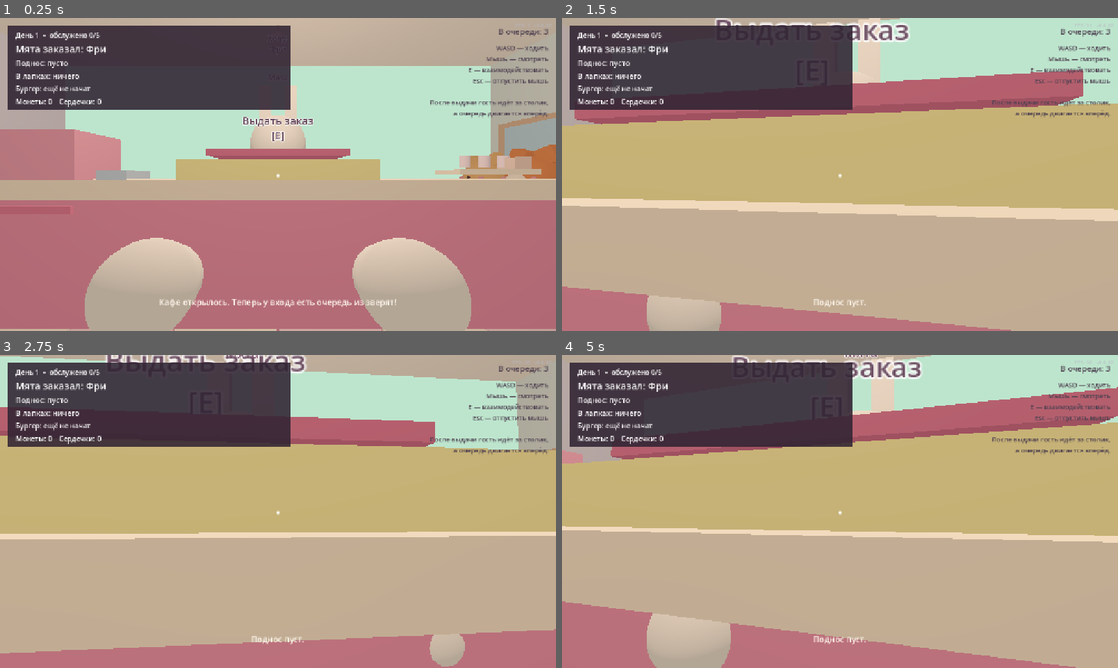
Above: before the commit, frames 1-4 (two rows, left to right).
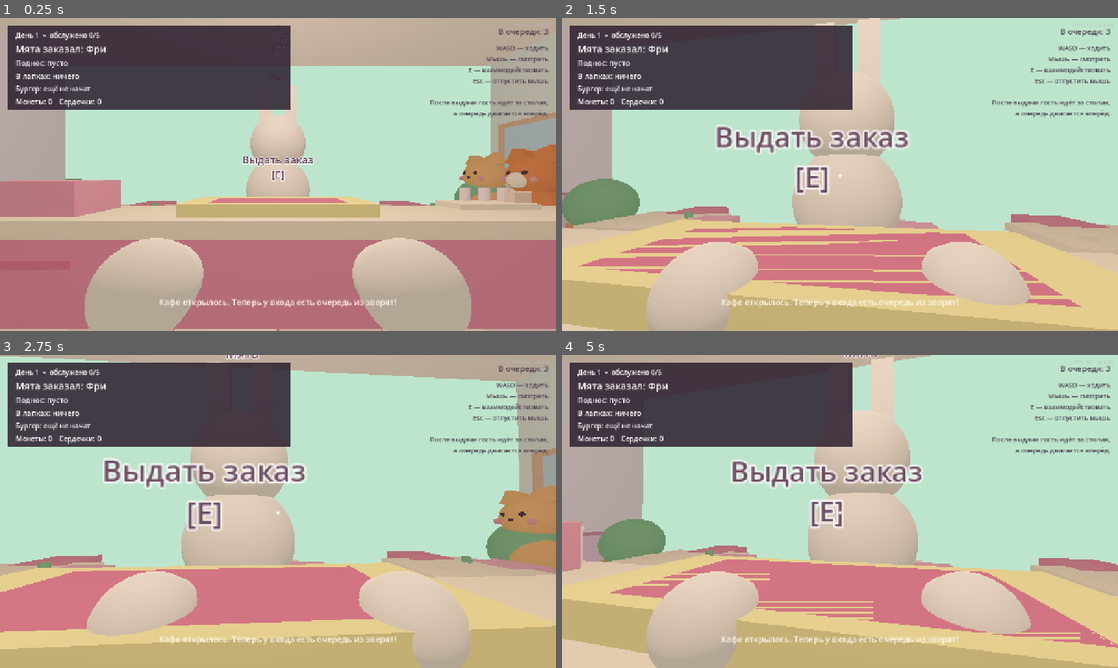
Above: after the commit, the same moments.

Repository: svetikpedro/bulochka_cozy_fastfood
Game: Godot game, scene res://Main.tscn
Same seed, same stepped clock (60 frames per second), same inputs: the game is played once before the commit and once after it.
Inputs (mouse positions are in pixels of both pictures, inside the frame that each line leads up to):
- Up to frame 1 (0.25 s): no input
- Up to frame 2 (1.5 s): tap Enter at 0.5 s; move the mouse to (867, 174) at 0.52 s; hold W from 0.53 s (still down); tap E at 0.6, 1.35 s; move the mouse to (812, 174) at 1.27 s
- Up to frame 3 (2.75 s): keep holding W; move the mouse to (289, 505) at 2.02 s; tap E at 2.1 s
- Up to frame 4 (5 s): keep holding W; move the mouse to (834, 517) at 2.77 s; tap E at 2.85, 3.6, 4.35 s; move the mouse to (878, 514) at 3.52 s; move the mouse to (795, 508) at 4.27 s

The runs differ from the first frame. In frame 1, 25% of the frame differs, in the area x 0-100%, y 31-71%; in frame 2, 71%; in frame 3, 69%; in frame 4, 72%, in the area x 0-100%, y 0-100%.

Commit message:
v0.0.03 - сделали все под рост

Diff:
--- a/scripts/main.gd
+++ b/scripts/main.gd
@@ -328,17 +328,17 @@
 	_box(facade, "WindowSillR", Vector3(5.62, 1.25, -3.6), Vector3(0.18, 0.08, 2.3), Color("#fff0da"), false)
 
 func _build_counter_decor(world: Node3D) -> void:
-	_box(world, "FrontCounter", Vector3(0, 0.65, -1.8), Vector3(8.6, 1.3, 0.75), Color("#f19bb6"))
-	_box(world, "CounterTop", Vector3(0, 1.38, -1.8), Vector3(8.8, 0.18, 0.95), Color("#fff0da"))
+	_box(world, "FrontCounter", Vector3(0, 0.50, -1.8), Vector3(8.6, 1.0, 0.75), Color("#f19bb6"))
+	_box(world, "CounterTop", Vector3(0, 1.01, -1.8), Vector3(8.8, 0.18, 0.95), Color("#fff0da"))
 
 	for x in [-3.6, -1.8, 0.0, 1.8, 3.6]:
-		_box(world, "CounterPanel", Vector3(x, 0.65, -2.18), Vector3(0.55, 1.05, 0.06), Color("#e888a4"), false)
-		_box(world, "CounterPanelTrim", Vector3(x, 1.12, -2.19), Vector3(0.58, 0.05, 0.05), Color("#fff0da"), false)
+		_box(world, "CounterPanel", Vector3(x, 0.50, -2.18), Vector3(0.55, 0.85, 0.06), Color("#e888a4"), false)
+		_box(world, "CounterPanelTrim", Vector3(x, 0.76, -2.19), Vector3(0.58, 0.05, 0.05), Color("#fff0da"), false)
 
 	var serve = _station(
 		world,
 		"Serve",
-		Vector3(0, 1.57, -1.8),
+		Vector3(0, 1.12, -1.8),
 		Vector3(2.0, 0.22, 0.72),
 		Color("#fff2ac"),
 		"serve",
@@ -347,13 +347,13 @@
 
 	tray_visual = Node3D.new()
 	tray_visual.name = "TrayVisual"
-	tray_visual.position = Vector3(0, 0.18, 0)
+	tray_visual.position = Vector3(0, 0.08, 0)
 	serve.add_child(tray_visual)
 	_box(tray_visual, "TrayBase", Vector3(0, 0, 0), Vector3(1.45, 0.06, 0.58), Color("#de809e"), false)
 
 	var register_root := Node3D.new()
 	register_root.name = "Register"
-	register_root.position = Vector3(-2.55, 1.60, -1.78)
+	register_root.position = Vector3(-2.55, 1.08, -1.78)
 	world.add_child(register_root)
 
 	_box(register_root, "RegisterBody", Vector3(0, 0, 0), Vector3(1.05, 0.75, 0.60), Color("#f2a7bd"), false)
@@ -370,7 +370,7 @@
 
 	var shelf := Node3D.new()
 	shelf.name = "CounterShelf"
-	shelf.position = Vector3(2.35, 1.55, -1.78)
+	shelf.position = Vector3(2.35, 1.18, -1.78)
 	world.add_child(shelf)
 	_box(shelf, "ShelfBoard", Vector3(0, 0, 0), Vector3(0.85, 0.06, 0.35), Color("#fff0da"), false)
 	for i in range(3):
@@ -381,60 +381,60 @@
 	_label3d(world, "COZY FAST FOOD", Vector3(0, 3.05, 4.55), 18, Color("#8a6678"), 5)
 	_label3d(world, "BURGERS • FRIES • DRINKS", Vector3(0, 2.72, 4.55), 14, Color("#8a6678"), 4)
 
-	_box(world, "CounterSign", Vector3(-3.9, 2.35, -2.05), Vector3(0.55, 0.35, 0.06), Color("#fff0da"), false)
-	_label3d(world, "OPEN", Vector3(-3.9, 2.35, -2.12), 16, Color("#6b5060"), 4)
+	_box(world, "CounterSign", Vector3(-3.9, 1.85, -2.05), Vector3(0.55, 0.35, 0.06), Color("#fff0da"), false)
+	_label3d(world, "OPEN", Vector3(-3.9, 1.85, -2.12), 16, Color("#6b5060"), 4)
 
 func _build_kitchen_decor(world: Node3D) -> void:
 	var prep_colors = [Color("#c5d9ef"), Color("#d7d7eb"), Color("#d9ead3"), Color("#e9d7ef")]
-	var prep_positions = [Vector3(-4.4, 0.55, 2.8), Vector3(-1.7, 0.55, 2.8), Vector3(1.0, 0.55, 2.8), Vector3(3.7, 0.55, 2.8)]
+	var prep_positions = [Vector3(-4.4, 0.45, 2.8), Vector3(-1.7, 0.45, 2.8), Vector3(1.0, 0.45, 2.8), Vector3(3.7, 0.45, 2.8)]
 	var prep_names = ["PrepA", "PrepB", "PrepC", "PrepD"]
 
 	for i in range(4):
 		var pos = prep_positions[i]
 		_box(world, prep_names[i], pos, Vector3(2.0, 1.1, 1.2), prep_colors[i])
-		_box(world, prep_names[i] + "Top", Vector3(pos.x, 1.18, pos.z), Vector3(2.05, 0.08, 1.25), Color("#fff0da"), false)
+		_box(world, prep_names[i] + "Top", Vector3(pos.x, pos.y + 0.63, pos.z), Vector3(2.05, 0.08, 1.25), Color("#fff0da"), false)
 		_box(world, prep_names[i] + "Kick", Vector3(pos.x, 0.08, pos.z + 0.52), Vector3(1.85, 0.12, 0.08), Color("#d8c4b0"), false)
 		for dx in [-0.45, 0.0, 0.45]:
-			_box(world, prep_names[i] + "Door", Vector3(pos.x + dx, 0.55, pos.z + 0.58), Vector3(0.52, 0.72, 0.06), prep_colors[i].darkened(0.08), false)
-			_box(world, prep_names[i] + "Handle", Vector3(pos.x + dx + 0.16, 0.55, pos.z + 0.63), Vector3(0.08, 0.06, 0.04), Color("#c8a888"), false)
-
-	_box(world, "Backsplash", Vector3(0, 1.55, 4.72), Vector3(10.5, 0.55, 0.08), Color("#fff0da"), false)
-	_box(world, "BacksplashTile", Vector3(0, 1.55, 4.68), Vector3(10.5, 0.45, 0.04), Color("#efcad3"), false)
+			_box(world, prep_names[i] + "Door", Vector3(pos.x + dx, pos.y, pos.z + 0.58), Vector3(0.52, 0.72, 0.06), prep_colors[i].darkened(0.08), false)
+			_box(world, prep_names[i] + "Handle", Vector3(pos.x + dx + 0.16, pos.y, pos.z + 0.63), Vector3(0.08, 0.06, 0.04), Color("#c8a888"), false)
+
+	_box(world, "Backsplash", Vector3(0, 1.35, 4.72), Vector3(10.5, 0.55, 0.08), Color("#fff0da"), false)
+	_box(world, "BacksplashTile", Vector3(0, 1.35, 4.68), Vector3(10.5, 0.45, 0.04), Color("#efcad3"), false)
 
 	for sx in [-4.8, -1.2, 2.4]:
-		_box(world, "KitchenShelf", Vector3(sx, 2.35, 4.65), Vector3(1.4, 0.08, 0.35), Color("#fff0da"), false)
-		_box(world, "JarA", Vector3(sx - 0.25, 2.48, 4.65), Vector3(0.12, 0.18, 0.12), Color("#cfe7ff"), false)
-		_box(world, "JarB", Vector3(sx + 0.25, 2.48, 4.65), Vector3(0.12, 0.18, 0.12), Color("#ffd2df"), false)
+		_box(world, "KitchenShelf", Vector3(sx, 2.15, 4.65), Vector3(1.4, 0.08, 0.35), Color("#fff0da"), false)
+		_box(world, "JarA", Vector3(sx - 0.25, 2.28, 4.65), Vector3(0.12, 0.18, 0.12), Color("#cfe7ff"), false)
+		_box(world, "JarB", Vector3(sx + 0.25, 2.28, 4.65), Vector3(0.12, 0.18, 0.12), Color("#ffd2df"), false)
 
 	_box(world, "SupplyBox", Vector3(-5.2, 0.35, 3.5), Vector3(0.45, 0.35, 0.45), Color("#f4d6c8"), false)
 	_box(world, "SupplyBox2", Vector3(5.0, 0.35, 3.2), Vector3(0.38, 0.28, 0.38), Color("#ffe0e8"), false)
 
-	var bun_bottom = _station(world, "BunBottom", Vector3(-4.75, 1.25, 2.7), Vector3(0.62, 0.25, 0.7), colors["bun_bottom"], "ingredient", "Нижняя булочка", "bun_bottom")
+	var bun_bottom = _station(world, "BunBottom", Vector3(-4.75, 1.03, 2.7), Vector3(0.62, 0.25, 0.7), colors["bun_bottom"], "ingredient", "Нижняя булочка", "bun_bottom")
 	_box(bun_bottom, "Tray", Vector3(0, -0.08, 0), Vector3(0.72, 0.08, 0.78), Color("#c8dbea"), false)
 	_cylinder(bun_bottom, Vector3(0, 0.19, 0), 0.20, 0.08, colors["bun_bottom"], 90)
 
-	var raw_patty = _station(world, "RawPatty", Vector3(-4.0, 1.25, 2.7), Vector3(0.62, 0.25, 0.7), colors["raw_patty"], "ingredient", "Сырая котлета", "raw_patty")
+	var raw_patty = _station(world, "RawPatty", Vector3(-4.0, 1.03, 2.7), Vector3(0.62, 0.25, 0.7), colors["raw_patty"], "ingredient", "Сырая котлета", "raw_patty")
 	_box(raw_patty, "Tray", Vector3(0, -0.08, 0), Vector3(0.72, 0.08, 0.78), Color("#c8dbea"), false)
 	_cylinder(raw_patty, Vector3(0, 0.18, 0), 0.19, 0.06, colors["raw_patty"], 90)
 
-	var cheese = _station(world, "Cheese", Vector3(-2.05, 1.25, 2.7), Vector3(0.55, 0.18, 0.7), colors["cheese"], "ingredient", "Сыр", "cheese")
+	var cheese = _station(world, "Cheese", Vector3(-2.05, 1.03, 2.7), Vector3(0.55, 0.18, 0.7), colors["cheese"], "ingredient", "Сыр", "cheese")
 	_box(cheese, "Tray", Vector3(0, -0.08, 0), Vector3(0.68, 0.08, 0.75), Color("#c8dbea"), false)
 	_box(cheese, "CheeseVisual", Vector3(0, 0.15, 0), Vector3(0.34, 0.035, 0.34), colors["cheese"], false)
 
-	var lettuce = _station(world, "Lettuce", Vector3(-1.35, 1.25, 2.7), Vector3(0.55, 0.18, 0.7), colors["lettuce"], "ingredient", "Салат", "lettuce")
+	var lettuce = _station(world, "Lettuce", Vector3(-1.35, 1.03, 2.7), Vector3(0.55, 0.18, 0.7), colors["lettuce"], "ingredient", "Салат", "lettuce")
 	_box(lettuce, "Tray", Vector3(0, -0.08, 0), Vector3(0.68, 0.08, 0.75), Color("#c8dbea"), false)
 	_cylinder(lettuce, Vector3(0, 0.15, 0), 0.20, 0.04, colors["lettuce"], 90)
 
-	var tomato = _station(world, "Tomato", Vector3(0.65, 1.25, 2.7), Vector3(0.55, 0.18, 0.7), colors["tomato"], "ingredient", "Помидор", "tomato")
+	var tomato = _station(world, "Tomato", Vector3(0.65, 1.03, 2.7), Vector3(0.55, 0.18, 0.7), colors["tomato"], "ingredient", "Помидор", "tomato")
 	_box(tomato, "Tray", Vector3(0, -0.08, 0), Vector3(0.68, 0.08, 0.75), Color("#c8dbea"), false)
 	_cylinder(tomato, Vector3(0, 0.15, 0), 0.16, 0.04, colors["tomato"], 90)
 
-	var bun_top = _station(world, "BunTop", Vector3(1.35, 1.25, 2.7), Vector3(0.62, 0.25, 0.7), colors["bun_top"], "ingredient", "Верхняя булочка", "bun_top")
+	var bun_top = _station(world, "BunTop", Vector3(1.35, 1.03, 2.7), Vector3(0.62, 0.25, 0.7), colors["bun_top"], "ingredient", "Верхняя булочка", "bun_top")
 	_box(bun_top, "Tray", Vector3(0, -0.08, 0), Vector3(0.72, 0.08, 0.78), Color("#c8dbea"), false)
 	var top = _sphere(bun_top, Vector3(0, 0.20, 0), 0.21, colors["bun_top"])
 	top.scale = Vector3(1.0, 0.55, 1.0)
 
-	var grill_station = _station(world, "Grill", Vector3(3.35, 1.25, 2.7), Vector3(0.95, 0.25, 0.8), Color("#5f6066"), "grill", "Гриль")
+	var grill_station = _station(world, "Grill", Vector3(3.35, 1.03, 2.7), Vector3(0.95, 0.25, 0.8), Color("#5f6066"), "grill", "Гриль")
 	_box(grill_station, "GrillBody", Vector3(0, -0.05, 0), Vector3(1.05, 0.35, 0.88), Color("#6a6b72"), false)
 	_box(grill_station, "GrillBack", Vector3(0, 0.22, 0.38), Vector3(0.95, 0.28, 0.08), Color("#4a4b50"), false)
 	grill_visual = Node3D.new()
@@ -446,13 +446,13 @@
 	for i in range(3):
 		_box(grill_station, "GrillButton", Vector3(-0.28 + i * 0.28, 0.22, -0.38), Vector3(0.12, 0.08, 0.06), [Color("#e96161"), Color("#ffd85c"), Color("#8dcf72")][i], false)
 
-	var assembly_station = _station(world, "Assembly", Vector3(4.1, 1.25, 2.7), Vector3(0.85, 0.25, 0.8), Color("#fff1d4"), "assemble", "Сборка бургера")
+	var assembly_station = _station(world, "Assembly", Vector3(4.1, 1.03, 2.7), Vector3(0.85, 0.25, 0.8), Color("#fff1d4"), "assemble", "Сборка бургера")
 	_box(assembly_station, "AssemblyBoard", Vector3(0, 0.02, 0), Vector3(0.78, 0.04, 0.68), Color("#fff0da"), false)
 	assembly_visual = Node3D.new()
 	assembly_visual.position = Vector3(0, 0.16, 0)
 	assembly_station.add_child(assembly_visual)
 
-	var fryer_station = _station(world, "Fryer", Vector3(-4.6, 1.35, 0.65), Vector3(1.5, 0.4, 1.0), Color("#b7bcc4"), "fries", "Фритюрница")
+	var fryer_station = _station(world, "Fryer", Vector3(-4.6, 0.93, 0.65), Vector3(1.5, 0.4, 1.0), Color("#b7bcc4"), "fries", "Фритюрница")
 	_box(fryer_station, "FryerBody", Vector3(0, -0.08, 0), Vector3(1.55, 0.55, 1.05), Color("#9aa0a8"), false)
 	_box(fryer_station, "FryerPanel", Vector3(0, 0.05, -0.48), Vector3(0.55, 0.18, 0.08), Color("#7a8088"), false)
 	for i in range(2):
@@ -468,7 +468,7 @@
 		var fry = _box(fryer_visual, "Fry", Vector3(fx, 0.15, fz), Vector3(0.08, 0.30, 0.08), Color("#f5cf57"), false)
 		fry.rotation_degrees.z = 8 + i * 5
 
-	var soda_station = _station(world, "Soda", Vector3(4.6, 1.75, 0.65), Vector3(1.4, 1.7, 0.8), Color("#94d7df"), "soda", "Автомат напитков")
+	var soda_station = _station(world, "Soda", Vector3(4.6, 1.38, 0.65), Vector3(1.4, 1.7, 0.8), Color("#94d7df"), "soda", "Автомат напитков")
 	_box(soda_station, "SodaScreen", Vector3(0, 0.35, -0.35), Vector3(0.75, 0.45, 0.08), Color("#fff0f5"), false)
 	_box(soda_station, "SodaDripTray", Vector3(0, -0.55, -0.35), Vector3(0.55, 0.08, 0.35), Color("#c8dbea"), false)
 	for i in range(3):
